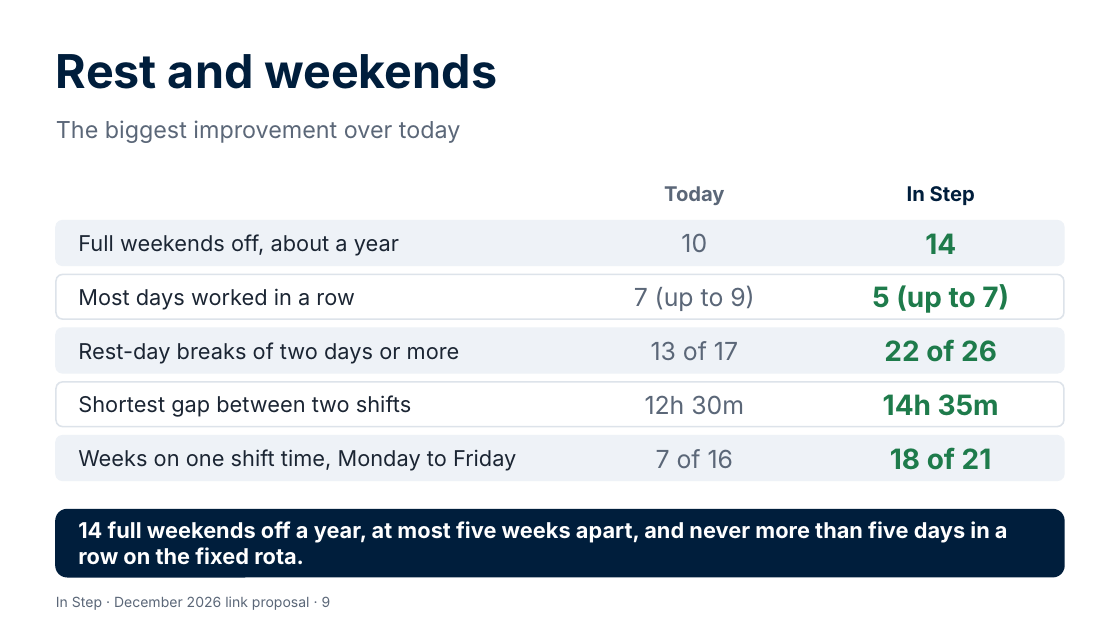
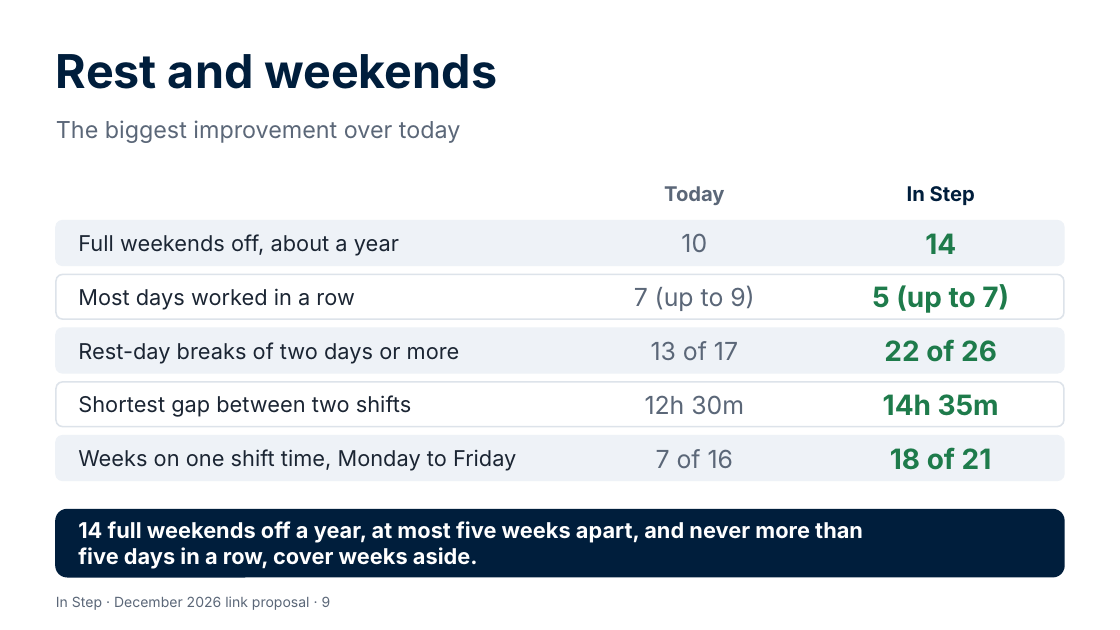
Before and after one commit to Garethdavidmiller/roster-app, a slide deck: slide 9 of docs/links-26/presentations/In-Step-for-colleagues.pptx. Drawn at 1120x630 pixels with LibreOffice and Linux fonts; fonts in the diff are those of the drawing. Boxes give left, top, right and bottom in pixels: in the first picture for what was removed or moved away, otherwise in the second. Text is boxed around its words. In the diff, an @@ line names an element or a change of style, - is before the commit and + after.

```diff
--- a/docs/links-26/presentations/In-Step-for-colleagues.pptx
+++ b/docs/links-26/presentations/In-Step-for-colleagues.pptx
@@ text at (78,521,863,569): text changed @@
-14 full weekends off a year, at most five weeks apart, and never more than five days in a row on the fixed rota.
+14 full weekends off a year, at most five weeks apart, and never more than five days in a row, cover weeks aside.
```
Also in this commit, not shown: 3 other slides changed, 9 other files.
